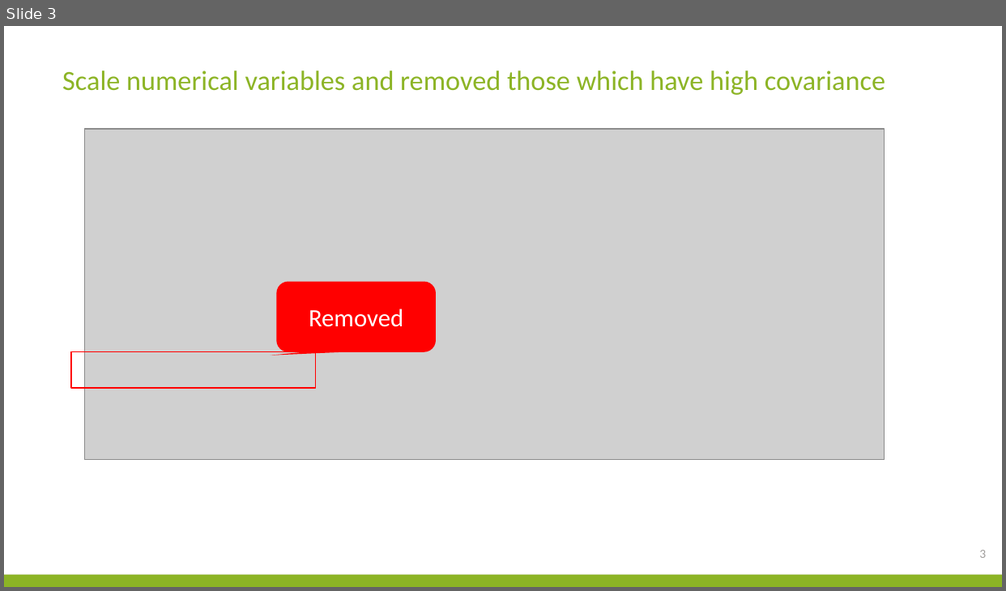
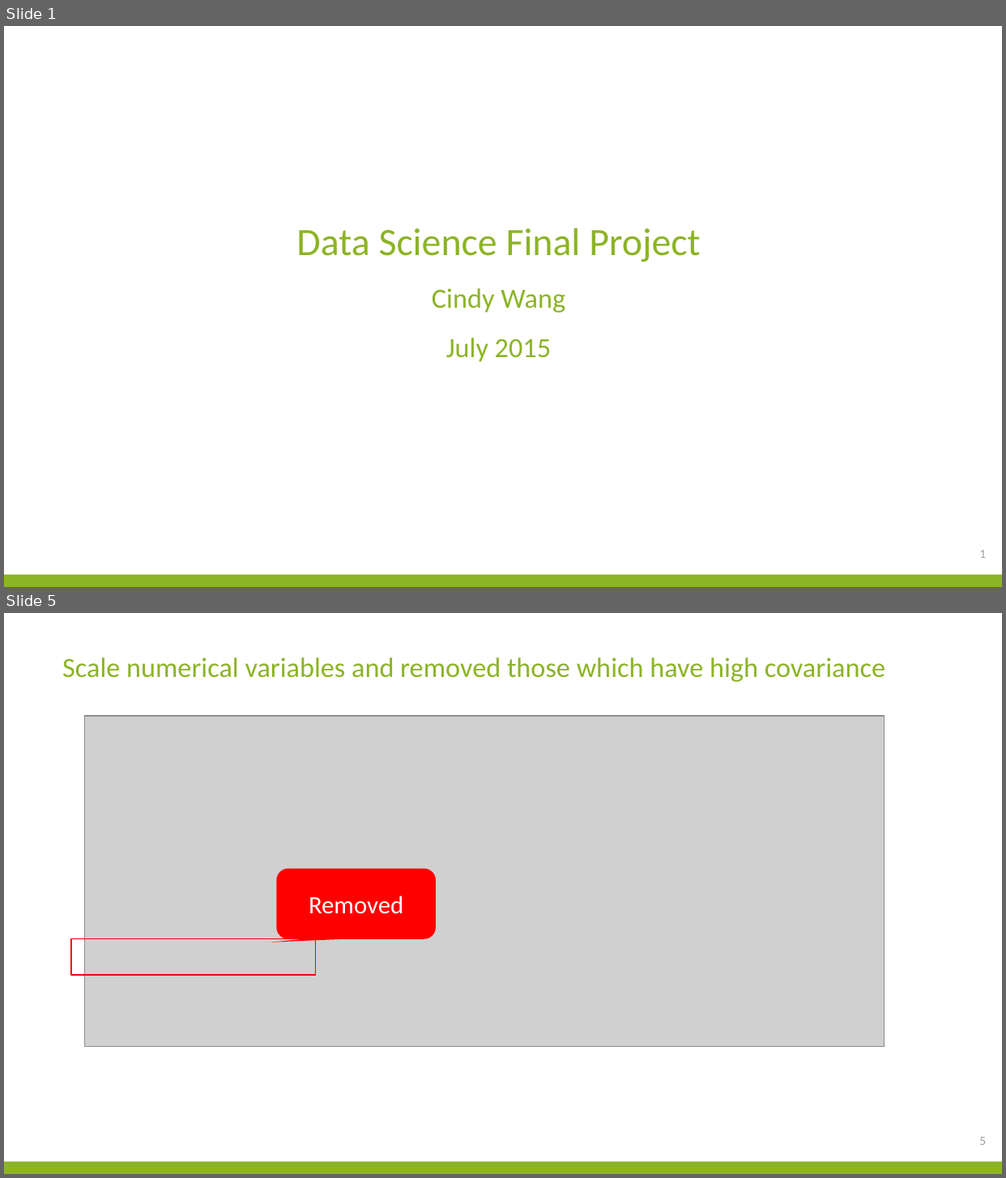
Before and after one commit to Jianqingwangcindy/DAT_SF_14, a slide deck: project/ProjectPresentation.pptx. Shown one above the other, each under a label of ours: slide 3 before the commit, slides 1 and 5 after it; the slides between them are not shown. The pictures are 1006x591 and 1006x1178 pixels, drawn with LibreOffice and Linux fonts; fonts in the diff are those of the drawing; grey boxes stand for pictures; background and template pictures are left out. Boxes give left, top, right and bottom in pixels: in the first picture for what was removed or moved away, otherwise in the second. Text is boxed around its words. In the diff, an @@ line names an element or a change of style, - is before the commit and + after.

Commit message:
check in final project

```diff
--- a/project/ProjectPresentation.pptx
+++ b/project/ProjectPresentation.pptx
@@ slide 1 added at <box>4,26,1002,587</box>, background #FFFFFF; not listed: 1 template element that a slide beside it also shows @@
@@ text added at <box>296,228,700,362</box>, 28 pt, text #8CB425 @@
+Data Science Final Project
+Cindy Wang
+July 2015
@@ page number added at <box>979,550,986,558</box>, 9 pt, text #A19F9D @@
+1
@@ what was slide 3 is now slide 5 @@
@@ page number at <box>979,1137,986,1145</box>: text changed @@
-3
+5
```
Also in this commit, not shown: 3 slides changed, 13 other slides added, 2 slides removed, 9 other files.
